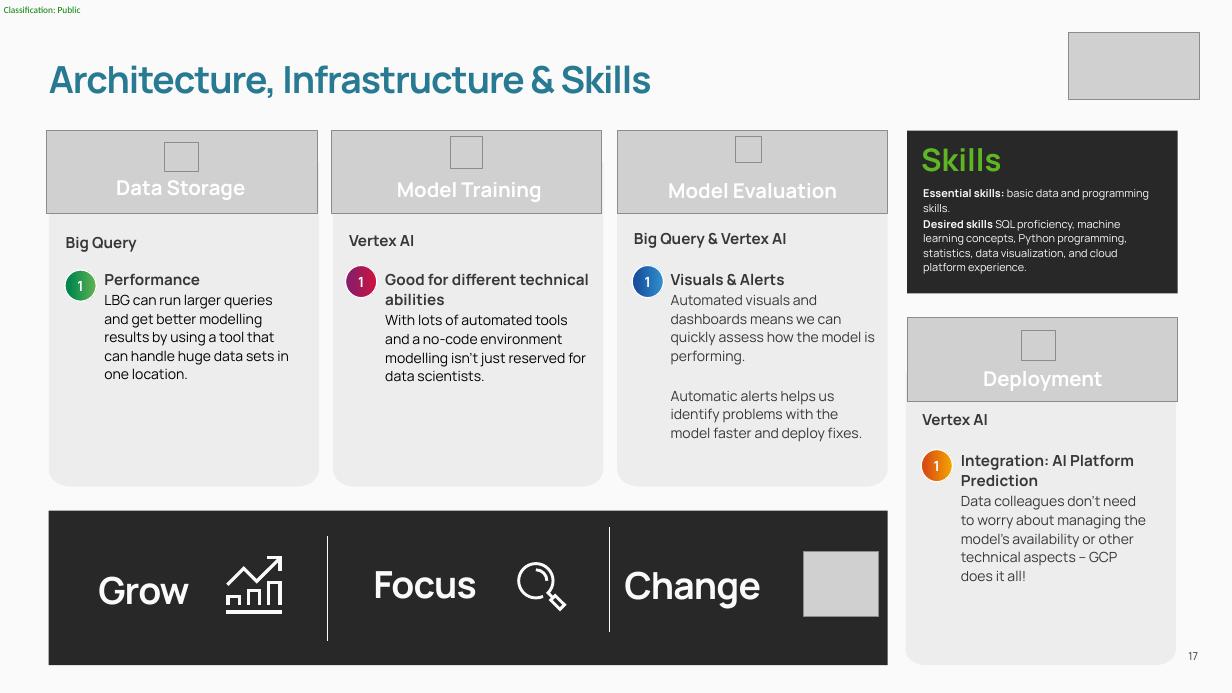
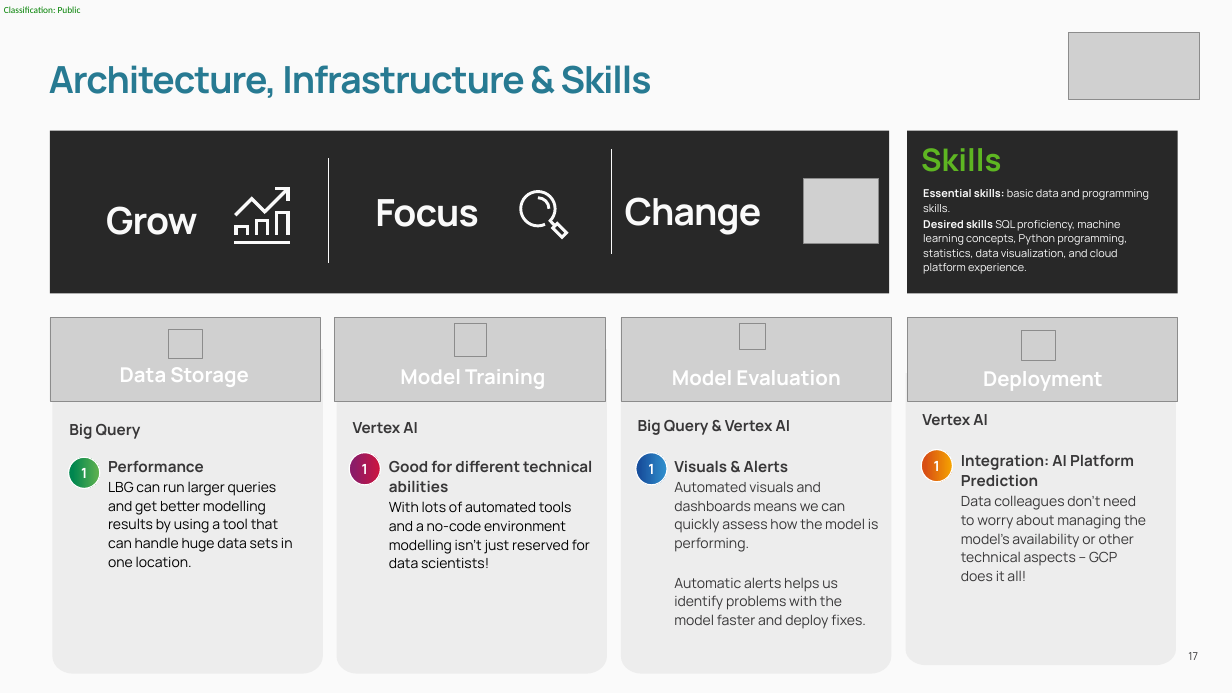
Before and after one commit to rahmxd/Week-11-Group-Project, a slide deck: slide 17 of Week 11 Project Presentation - FINAL.pptx. Drawn at 1232x693 pixels with LibreOffice and Linux fonts; fonts in the diff are those of the drawing; grey boxes stand for pictures. Boxes give left, top, right and bottom in pixels: in the first picture for what was removed or moved away, otherwise in the second. Text is boxed around its words. In the diff, an @@ line names an element or a change of style, - is before the commit and + after.

```diff
--- a/Week 11 Project Presentation - FINAL.pptx
+++ b/Week 11 Project Presentation - FINAL.pptx
@@ rectangle: place and size @@
-rectangle at [49,510,888,665]
+rectangle at [50,131,889,294]
@@ 2 freeform shapes, 1 picture, 1 text: place and size @@
-2 freeform shapes, 1 picture, 1 text at [327,527,878,641]
+2 freeform shapes, 1 picture, 1 text at [328,150,879,263]
@@ freeform shape: place and size @@
-freeform shape at [229,560,278,584]
+freeform shape at [236,190,286,214]
@@ 2 freeform shapes, 1 text: place and size @@
-2 freeform shapes, 1 text at [373,564,553,599]
+2 freeform shapes, 1 text at [375,192,555,227]
@@ 5 freeform shapes, 1 text: place and size @@
-5 freeform shapes, 1 text at [98,557,282,615]
+5 freeform shapes, 1 text at [106,188,290,246]
@@ freeform shape: place and size @@
-freeform shape at [550,595,564,609]
+freeform shape at [553,223,566,237]
@@ 9 texts, 6 pictures, 3 ellipses, 3 freeform shapes: place and size @@
-9 texts, 6 pictures, 3 ellipses, 3 freeform shapes at [47,131,888,486]
+9 texts, 6 pictures, 3 ellipses, 3 freeform shapes at [50,318,891,673]
@@ text at [389,501,590,569]: text changed @@
-With lots of automated tools and a no-code environment modelling isn’t just reserved for data scientists.
+With lots of automated tools and a no-code environment modelling isn’t just reserved for data scientists!
```
